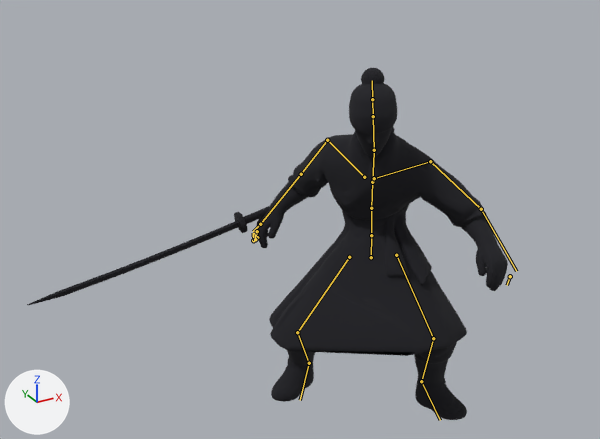
A saved change to the glTF model v2/assets/models/hero.glb.
The view is the same before and after, from a camera (50 mm lens) standing at (-1.77, -2.56, 2.25) and looking at (-0.43, -0.13, 1.03). Arrows for +X, +Y and +Z are at lower left; the lights stay in place. The older version comes first. Both versions are drawn at frame 0 of the action 'M2M_Idle'; the numbers are the values there. The bones that change, and the others that lie on the model, are drawn over the model as lines.

Objects in the first picture: 'Hero_Body', 'Hero_Outline', 'Hero_Sword_Outline'.
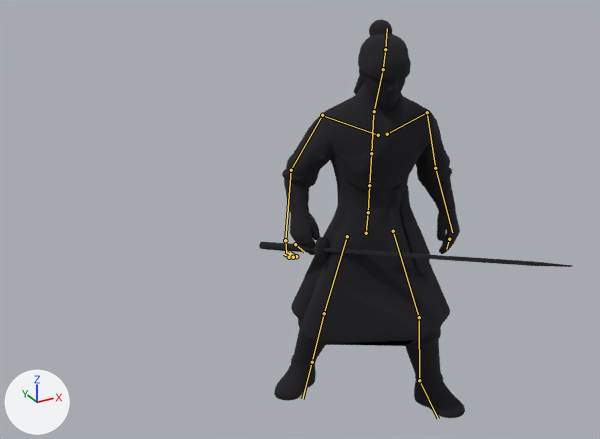
What differs and where, as boxes (x1, y1, x2, y2) in the pictures (600 x 439 px):
'Hero_Outline', posed (24% narrower, 13% taller): before (257, 68, 508, 420); after (274, 20, 465, 418)
'Hero_Sword_Outline', posed: before (27, 206, 270, 305); after (259, 237, 573, 267)
'Hero_Body', posed: before (317, 233, 415, 355); after (344, 340, 414, 345)
bone 'pelvis', root to tip: before (371, 257) to (371, 235); after (366, 233) to (368, 212)
bone 'spine_02', root to tip: before (371, 208) to (372, 182); after (369, 185) to (371, 153)
bone 'spine_03', root to tip: before (372, 182) to (374, 152); after (371, 153) to (373, 115)
bone 'upperarm_l', root to tip: before (430, 161) to (481, 209); after (427, 112) to (435, 168)
bone 'lowerarm_l', root to tip: before (481, 209) to (516, 271); after (435, 168) to (452, 232)
bone 'upperarm_r', root to tip: before (327, 140) to (301, 174); after (322, 115) to (291, 170)
bone 'lowerarm_r', root to tip: before (301, 174) to (260, 224); after (291, 170) to (285, 240)
bone 'hand_r', root to tip: before (260, 224) to (253, 231); after (285, 240) to (286, 253)
bone 'neck_01', root to tip: before (374, 150) to (373, 116); after (374, 111) to (383, 69)
bone 'thigh_l', root to tip: before (396, 255) to (433, 338); after (393, 231) to (419, 317)
bone 'calf_l', root to tip: before (433, 338) to (421, 381); after (419, 317) to (419, 380)
bone 'foot_l', root to tip: before (421, 381) to (440, 420); after (419, 380) to (438, 418)
bone 'thigh_r', root to tip: before (349, 257) to (297, 332); after (347, 236) to (324, 313)
bone 'calf_r', root to tip: before (297, 332) to (309, 363); after (324, 313) to (312, 362)
bone 'foot_r', root to tip: before (309, 363) to (300, 400); after (312, 362) to (302, 399)

What the commit changed:
Bone 'pelvis' (bone_pelvis) moves from (0.051, -0.179, -0.01) to (0.005, -0.043, -0.023).
Bone 'pelvis' (bone_pelvis) turns from (-19, -23, 7) to (-6, -13, 3) degrees about its own x, y and z.
Bone 'spine_02' (bone_spine_02) turns from (37, -5, -1) to (11, 0, 0) degrees about its own x, y and z.
Bone 'spine_03' (bone_spine_03) turns from (15, -13, -3) to (11, 0, 0) degrees about its own x, y and z.
Bone 'upperarm_l' (bone_upperarm_l) turns from (5, 2, -41) to (-6, -4, -70) degrees about its own x, y and z.
Bone 'lowerarm_l' (bone_lowerarm_l) turns from (46, -25, 2) to (31, 5, 1) degrees about its own x, y and z.
Bone 'upperarm_r' (bone_upperarm_r) turns from (1, -1, 62) to (-9, 5, 68) degrees about its own x, y and z.
Bone 'lowerarm_r' (bone_lowerarm_r) turns from (41, 16, -1) to (41, -20, 0) degrees about its own x, y and z.
Bone 'hand_r' (bone_hand_r) turns from (-2, 14, -2) to (14, 0, 5) degrees about its own x, y and z.
Bone 'neck_01' (bone_neck_01) turns from (-20, 9, -1) to (-11, 0, 0) degrees about its own x, y and z.
Bone 'thigh_l' (bone_thigh_l) turns from (-26, -12, -13) to (-13, -11, -10) degrees about its own x, y and z.
Bone 'calf_l' (bone_calf_l) turns from (60, 0, 0) to (14, 0, 0) degrees about its own x, y and z.
Bone 'foot_l' (bone_foot_l) turns from (-14, -8, 3) to (5, -6, 8) degrees about its own x, y and z.
Bone 'thigh_r' (bone_thigh_r) turns from (-3, 31, 36) to (16, 28, 20) degrees about its own x, y and z.
Bone 'calf_r' (bone_calf_r) turns from (58, 0, 0) to (5, 0, 0) degrees about its own x, y and z.
Bone 'foot_r' (bone_foot_r) turns from (-23, -7, -28) to (-8, 11, -9) degrees about its own x, y and z.
